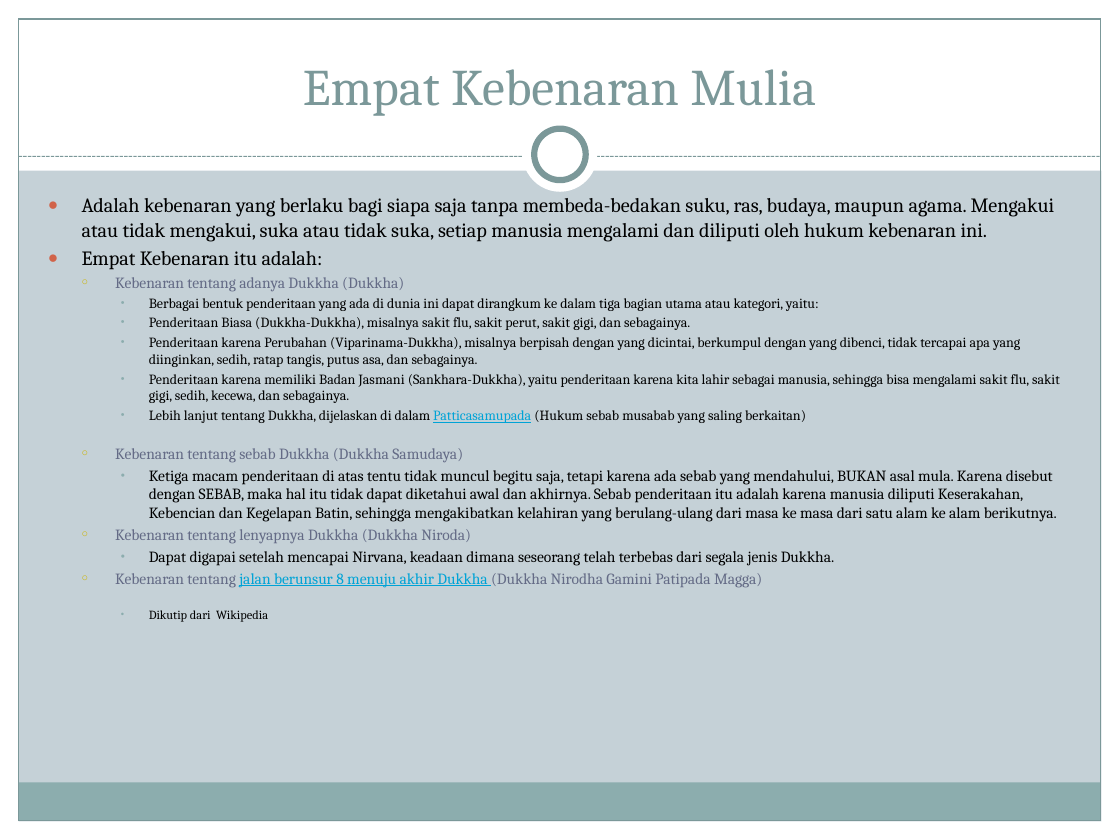
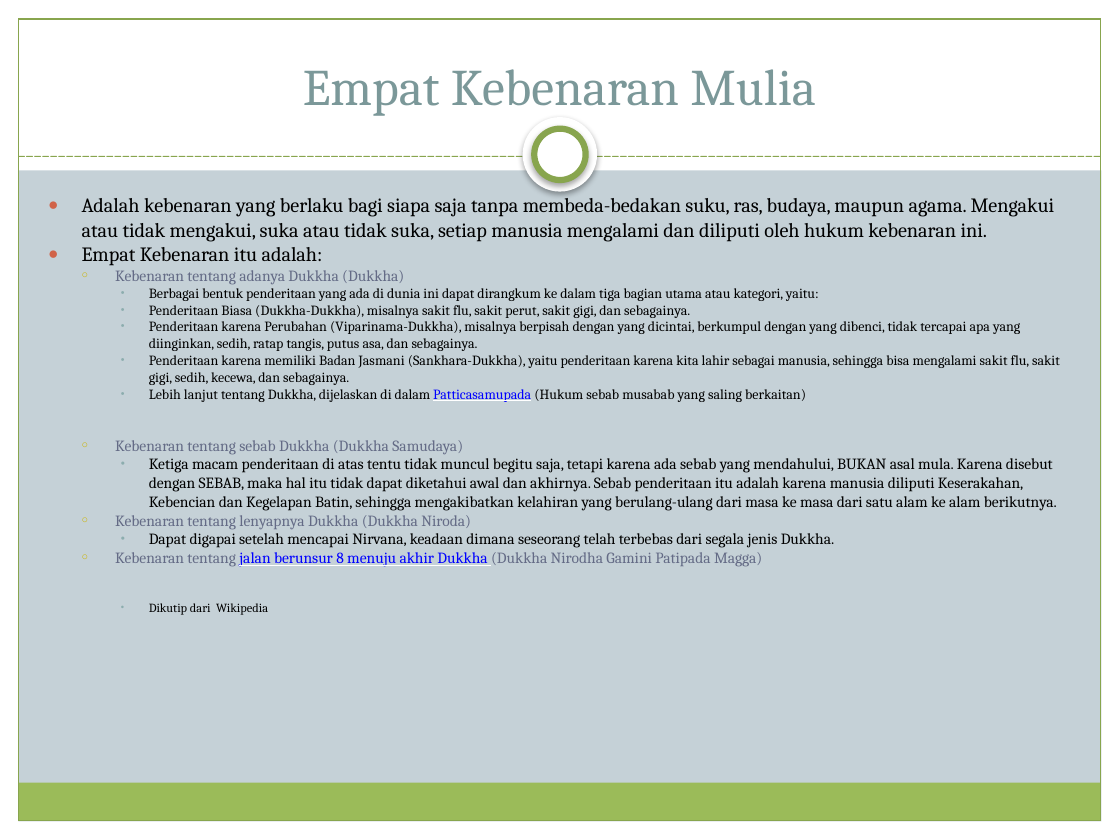
Before and after one commit to Galang23/galang23.github.io, a slide deck: slide 3 of tugas-sekolah/Agama/Khotbah Pertama.pptx. Drawn at 1120x840 pixels with LibreOffice and Linux fonts; fonts in the diff are those of the drawing. Boxes give left, top, right and bottom in pixels: in the first picture for what was removed or moved away, otherwise in the second. Text is boxed around its words. In the diff, an @@ line names an element or a change of style, - is before the commit and + after.

```diff
--- a/tugas-sekolah/Agama/Khotbah Pertama.pptx
+++ b/tugas-sekolah/Agama/Khotbah Pertama.pptx
@@ rectangle at <box>19,19,1101,821</box>: outline #7C999A 0.75 pt to #89A54F 0.74 pt @@
@@ text "Empat Kebenaran Mulia" at <box>303,69,816,116</box>: text colour #7C999A to #7B9899 @@
@@ ellipse at <box>523,118,598,193</box>: shadow on @@
@@ ellipse at <box>534,129,586,180</box>: outline #7C999A 4 pt to #89A54F 4 pt; shadow on @@
@@ line (19, 157) - (1101, 157): stroke #7C999A 0.75 pt dashed to #89A54F 0.74 pt @@
@@ text "Adalah kebenaran yang berlaku bagi ..." at <box>82,198,1060,615</box>: text colour #00A3D6 to #0000FF in "Patticasamupada", "jalan berunsur 8 menuju akhir Dukkha"; less space between paragraphs @@
@@ rectangle at <box>18,783,1100,821</box>: fill #8CADAE to #9BBB59 @@
```
Also in this commit, not shown: 2 other slides changed, 3 slides added, 2 other files.
